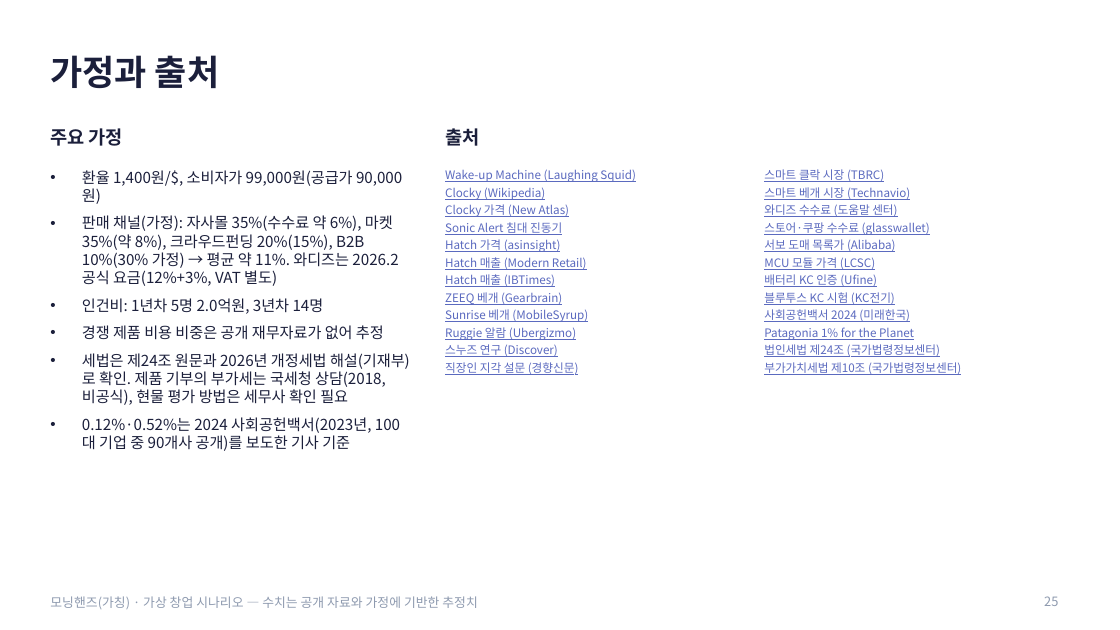
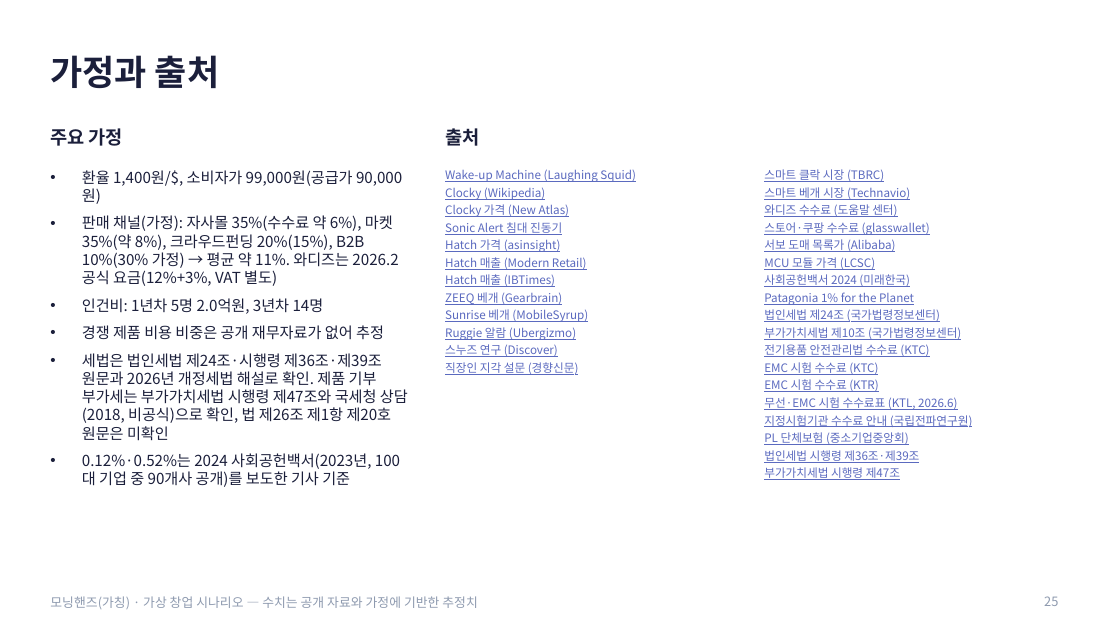
Before and after one commit to g975682-source/-, a slide deck: slide 25 of MorningHands_Business_Analysis.pptx. Drawn at 1120x630 pixels with LibreOffice and Linux fonts; fonts in the diff are those of the drawing. Boxes give left, top, right and bottom in pixels: in the first picture for what was removed or moved away, otherwise in the second. Text is boxed around its words. In the diff, an @@ line names an element or a change of style, - is before the commit and + after.

```diff
--- a/MorningHands_Business_Analysis.pptx
+++ b/MorningHands_Business_Analysis.pptx
@@ text at bbox=[764, 274, 895, 305]: paragraphs removed @@
-배터리 KC 인증 (Ufine)
-블루투스 KC 시험 (KC전기)
@@ text at bbox=[82, 353, 408, 441]: text changed @@
-• 세법은 제24조 원문과 2026년 개정세법 해설(기재부)로 확인. 제품 기부의 부가세는 국세청 상담(2018, 비공식), 현물 평가 방법은 세무사 확인 필요
+• 세법은 법인세법 제24조·시행령 제36조·제39조 원문과 2026년 개정세법 해설로 확인. 제품 기부 부가세는 부가가치세법 시행령 제47조와 국세청 상담(2018, 비공식)으로 확인, 법 제26조 제1항 제20호 원문은 미확인
@@ text at bbox=[764, 344, 973, 480]: paragraphs added @@
+전기용품 안전관리법 수수료 (KTC)
+EMC 시험 수수료 (KTC)
+EMC 시험 수수료 (KTR)
+무선·EMC 시험 수수료표 (KTL, 2026.6)
+지정시험기관 수수료 안내 (국립전파연구원)
+PL 단체보험 (중소기업중앙회)
+법인세법 시행령 제36조·제39조
+부가가치세법 시행령 제47조
```
Also in this commit, not shown: 5 other slides changed, 2 other files.
